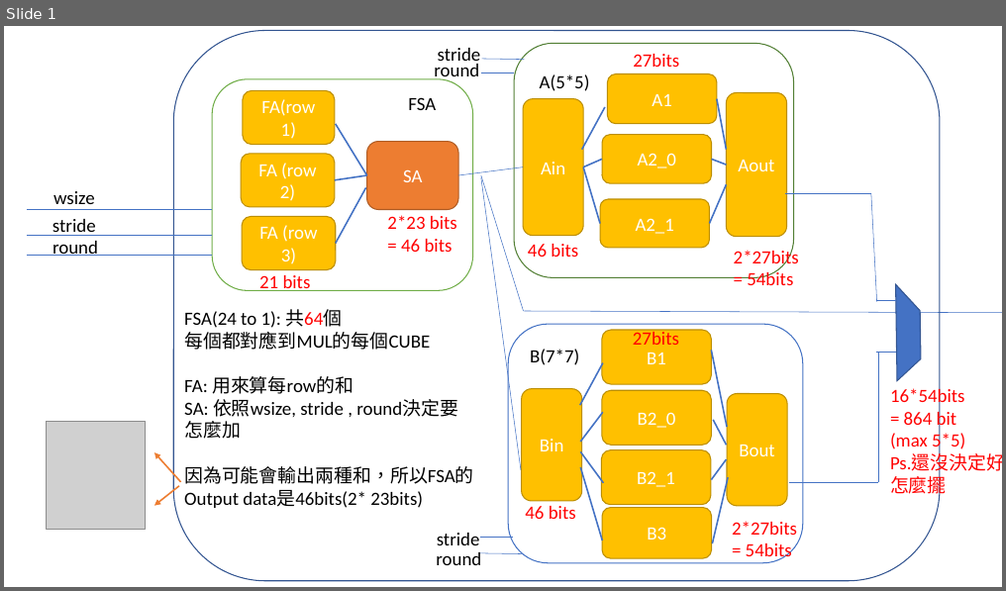
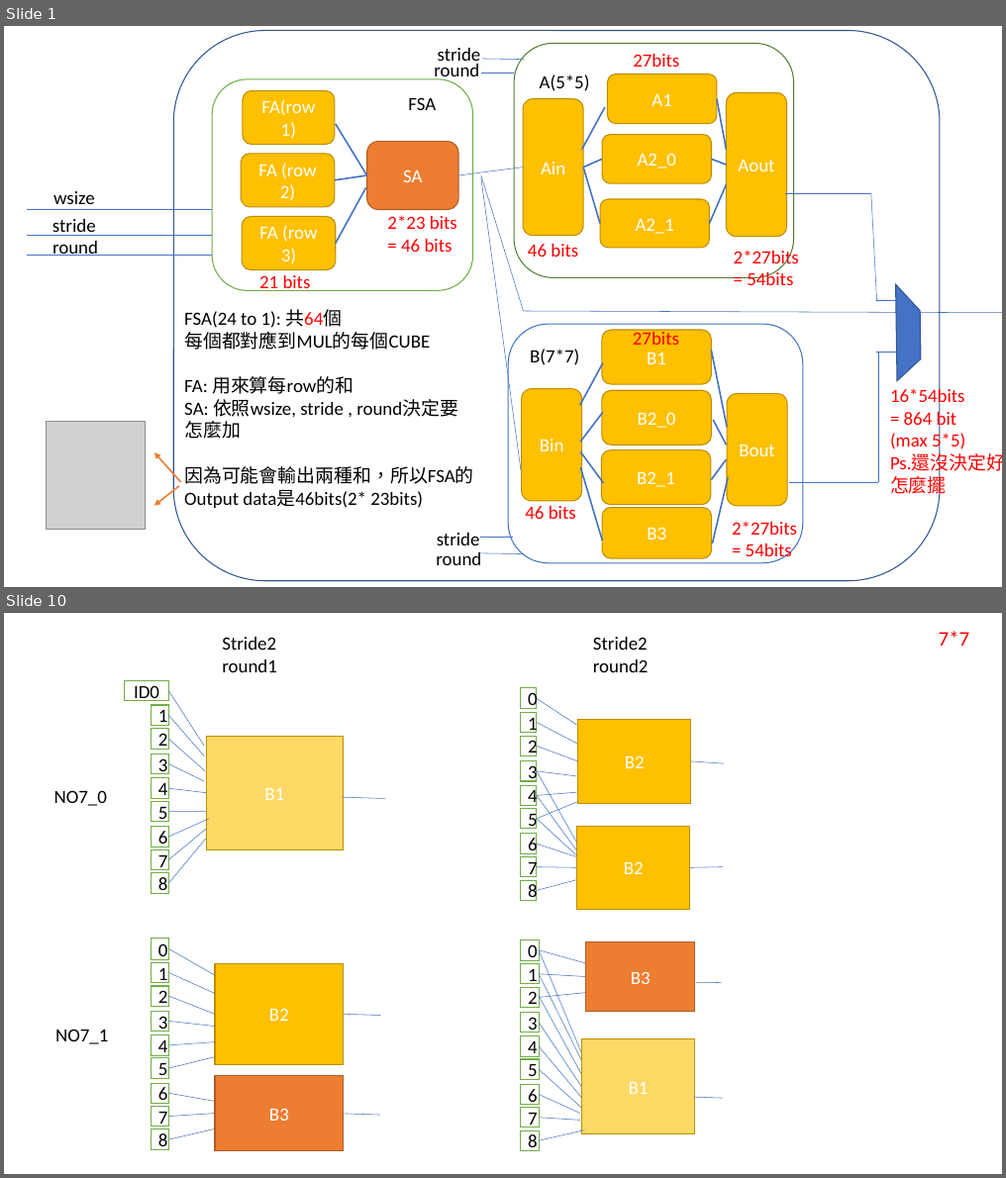
Before and after one commit to rayquazacxj/AI-hardware-accelerate-engine, a slide deck: addertree/ADDER.pptx. Shown one above the other, each under a label of ours: slide 1 before the commit, slides 1 and 10 after it; the slides between them are not shown. The pictures are 1006x591 and 1006x1178 pixels, drawn with LibreOffice and Linux fonts; fonts in the diff are those of the drawing; grey boxes stand for pictures. Boxes give left, top, right and bottom in pixels: in the first picture for what was removed or moved away, otherwise in the second. Text is boxed around its words. In the diff, an @@ line names an element or a change of style, - is before the commit and + after.

```diff
--- a/addertree/ADDER.pptx
+++ b/addertree/ADDER.pptx
@@ slide 10 added at (4, 613, 1002, 1174), background #FFFFFF @@
@@ text added at (222, 637, 277, 672), 18 pt, text #000000 @@
+Stride2
+round1
@@ text added at (593, 637, 648, 672), 18 pt, text #000000 @@
+Stride2
+round2
@@ text added at (939, 631, 970, 646), 20 pt, text #FF0000 @@
+7*7
@@ text added at (54, 790, 107, 806), 18 pt, text #000000 @@
+NO7_0
@@ group added at (125, 681, 385, 894): 10 rectangles, 10 lines @@
+ID0
+1
+2
+3
+4
+5
+8
+7
+6
+B1
@@ group added at (521, 688, 724, 909): 14 lines, 11 rectangles @@
+0
+1
+2
+3
+4
+5
+8
+7
+6
+B2
+B2
@@ group added at (521, 940, 723, 1152): 14 lines, 11 rectangles @@
+0
+1
+2
+3
+4
+5
+8
+7
+6
+B1
+B3
@@ line added from (344, 1014) to (380, 1016), #4472C4 0.5 pt @@
@@ text added at (55, 1029, 108, 1045), 18 pt, text #000000 @@
+NO7_1
@@ group added at (151, 939, 344, 1152): 11 rectangles, 9 lines @@
+0
+1
+2
+3
+4
+5
+8
+7
+6
+B2
+B3
@@ line added from (344, 1114) to (380, 1115), #4472C4 0.5 pt @@
```
Also in this commit, not shown: 3 slides changed, 8 other slides added, 18 other files.
